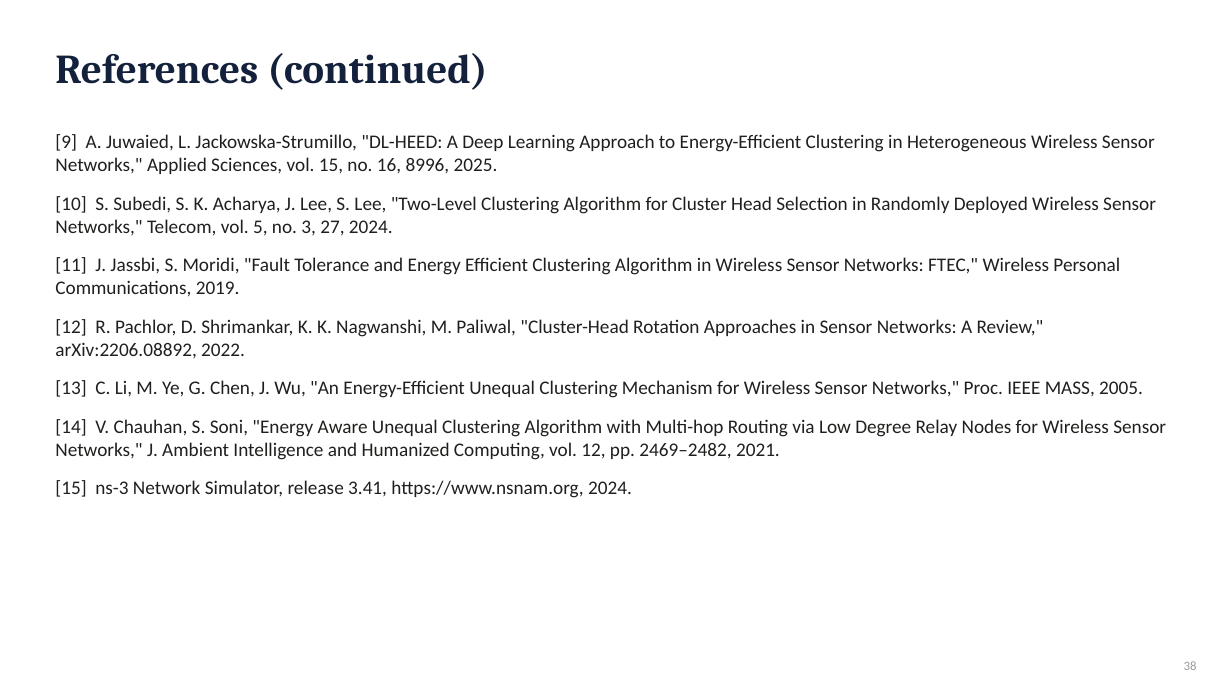
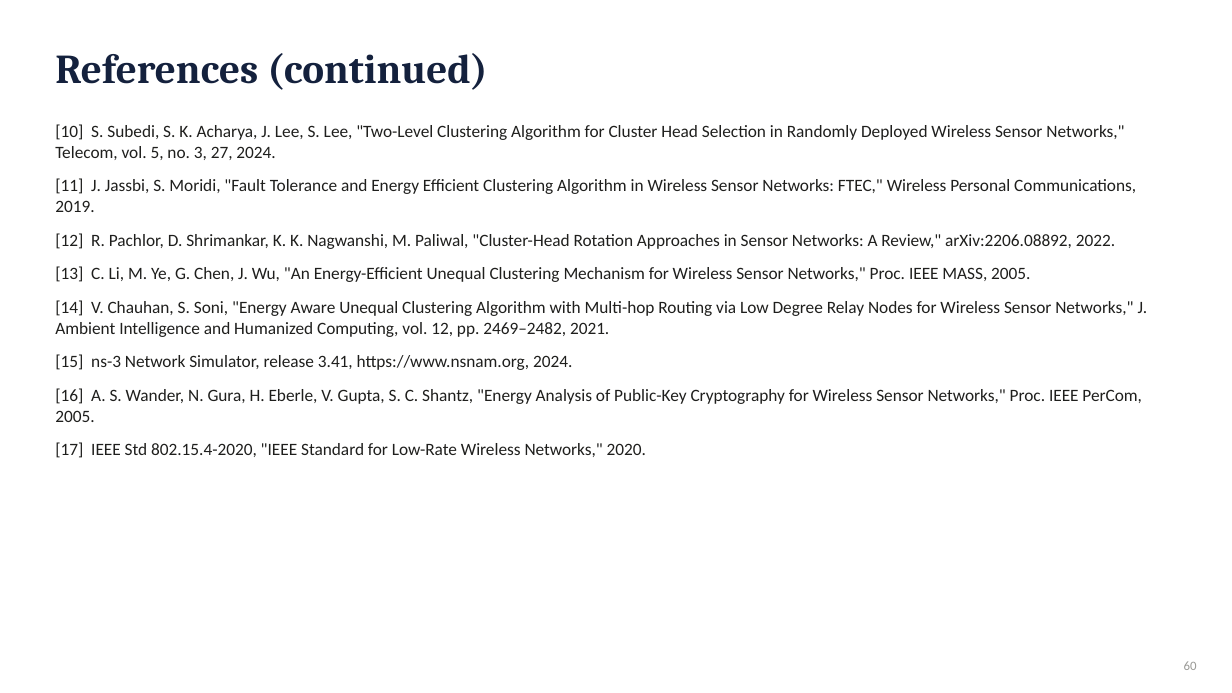
Before and after one commit to RahmaOshba/Routing-Protocols, a slide deck: slide 60 of thesis-final/Thesis_Defense_v8-Chain.pptx (slide 38 before the commit). Drawn at 1232x693 pixels with LibreOffice and Linux fonts; fonts in the diff are those of the drawing. Boxes give left, top, right and bottom in pixels: in the first picture for what was removed or moved away, otherwise in the second. Text is boxed around its words. In the diff, an @@ line names an element or a change of style, - is before the commit and + after.

```diff
--- a/thesis-final/Thesis_Defense_v8-Chain.pptx
+++ b/thesis-final/Thesis_Defense_v8-Chain.pptx
@@ text at (55, 134, 1155, 174): paragraph removed @@
-[9] A. Juwaied, L. Jackowska-Strumillo, "DL-HEED: A Deep Learning Approach to Energy-Efficient Clustering in Heterogeneous Wireless Sensor Networks," Applied Sciences, vol. 15, no. 16, 8996, 2025.
@@ text at (55, 124, 1148, 370): size 15 to 13.5 pt in "[10] S. Subedi, S. K. Acharya, J. ...", "[11] J. Jassbi, S. Moridi, "Fault Tolerance ...", "[12] R. Pachlor, D. Shrimankar, K. K. ...", "[13] C. Li, M. Ye, G. Chen, ..." and 2 more places; less space between paragraphs @@
@@ text "[10] S. Subedi, S. K. ...": place and size @@
-text "[10] S. Subedi, S. K. ..." at (55, 134, 1166, 498)
+text "[10] S. Subedi, S. K. ..." at (55, 124, 1148, 458)
@@ text at (55, 388, 1142, 458): paragraphs added @@
+[16] A. S. Wander, N. Gura, H. Eberle, V. Gupta, S. C. Shantz, "Energy Analysis of Public-Key Cryptography for Wireless Sensor Networks," Proc. IEEE PerCom, 2005.
+[17] IEEE Std 802.15.4-2020, "IEEE Standard for Low-Rate Wireless Networks," 2020.
@@ text at (1184, 661, 1197, 670): text changed @@
-38
+60
```
Also in this commit, not shown: 20 other slides changed, 40 slides added, 18 slides removed, 44 other files.
